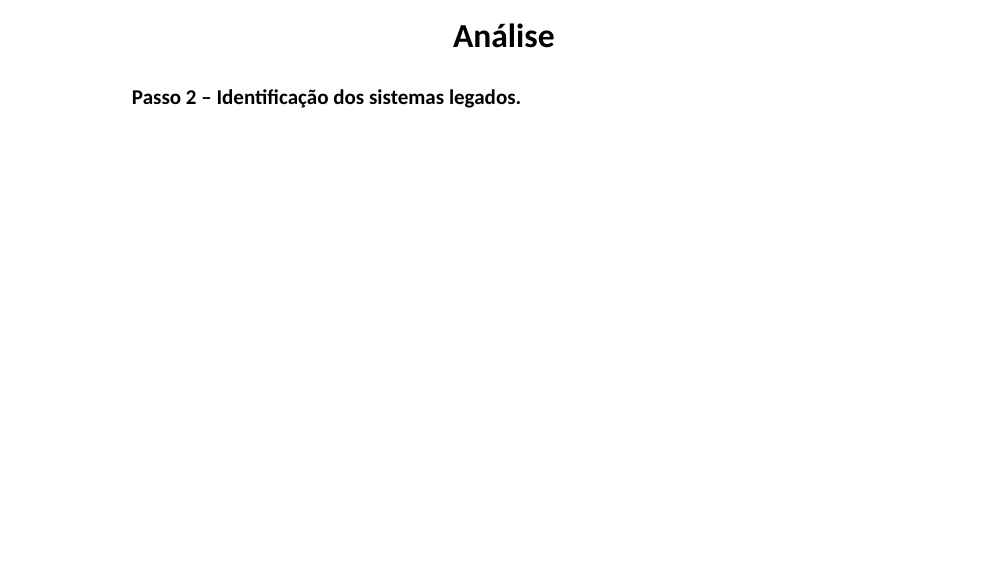
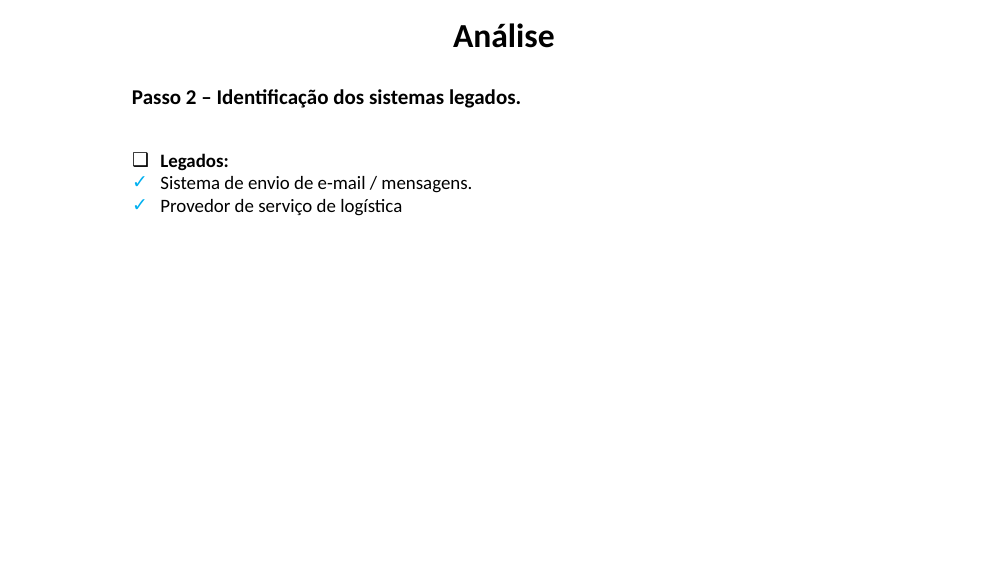
Before and after one commit to dm112-dupla/final-project, a slide deck: slide 5 of Trabalho 1 - DM112.pptx (slide 6 before the commit). Drawn at 1008x567 pixels with LibreOffice and Linux fonts; fonts in the diff are those of the drawing; background and template pictures are left out. Boxes give left, top, right and bottom in pixels: in the first picture for what was removed or moved away, otherwise in the second. Text is boxed around its words. In the diff, an @@ line names an element or a change of style, - is before the commit and + after.

```diff
--- a/Trabalho 1 - DM112.pptx
+++ b/Trabalho 1 - DM112.pptx
@@ text added at bbox=[160, 153, 472, 216], 18 pt, text #000000 @@
+❑ Legados:
+✓ Sistema de envio de e-mail / mensagens.
+✓ Provedor de serviço de logística
```
Also in this commit, not shown: 3 other slides changed, 11 slides added, 4 slides removed.
